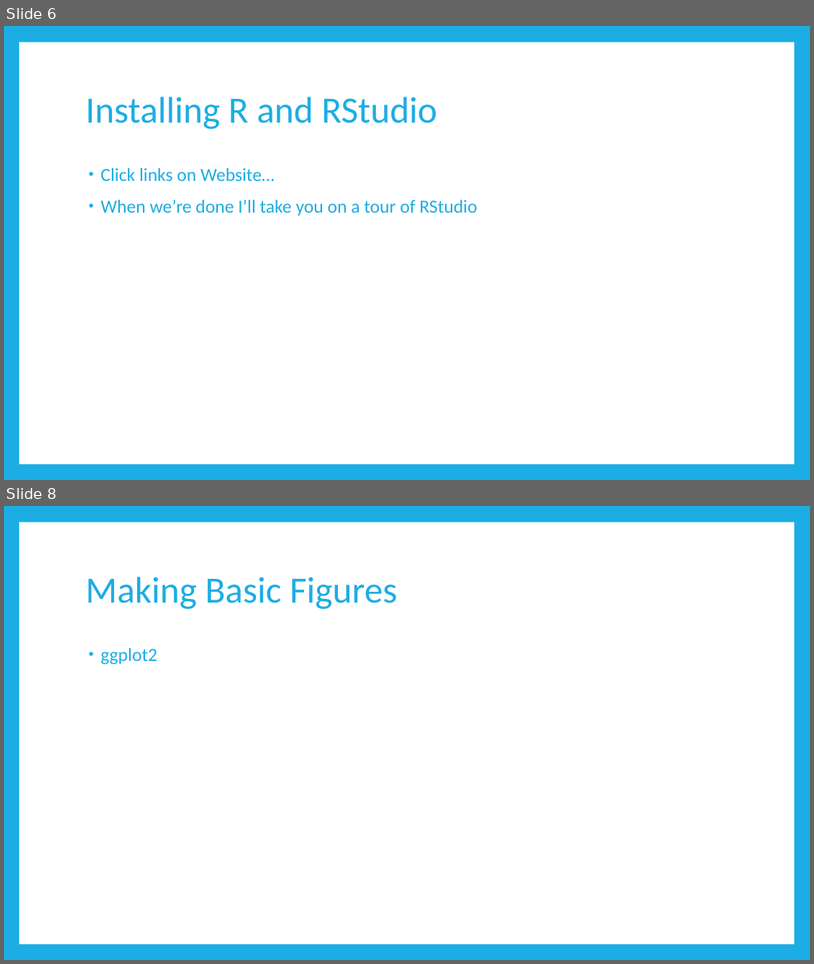
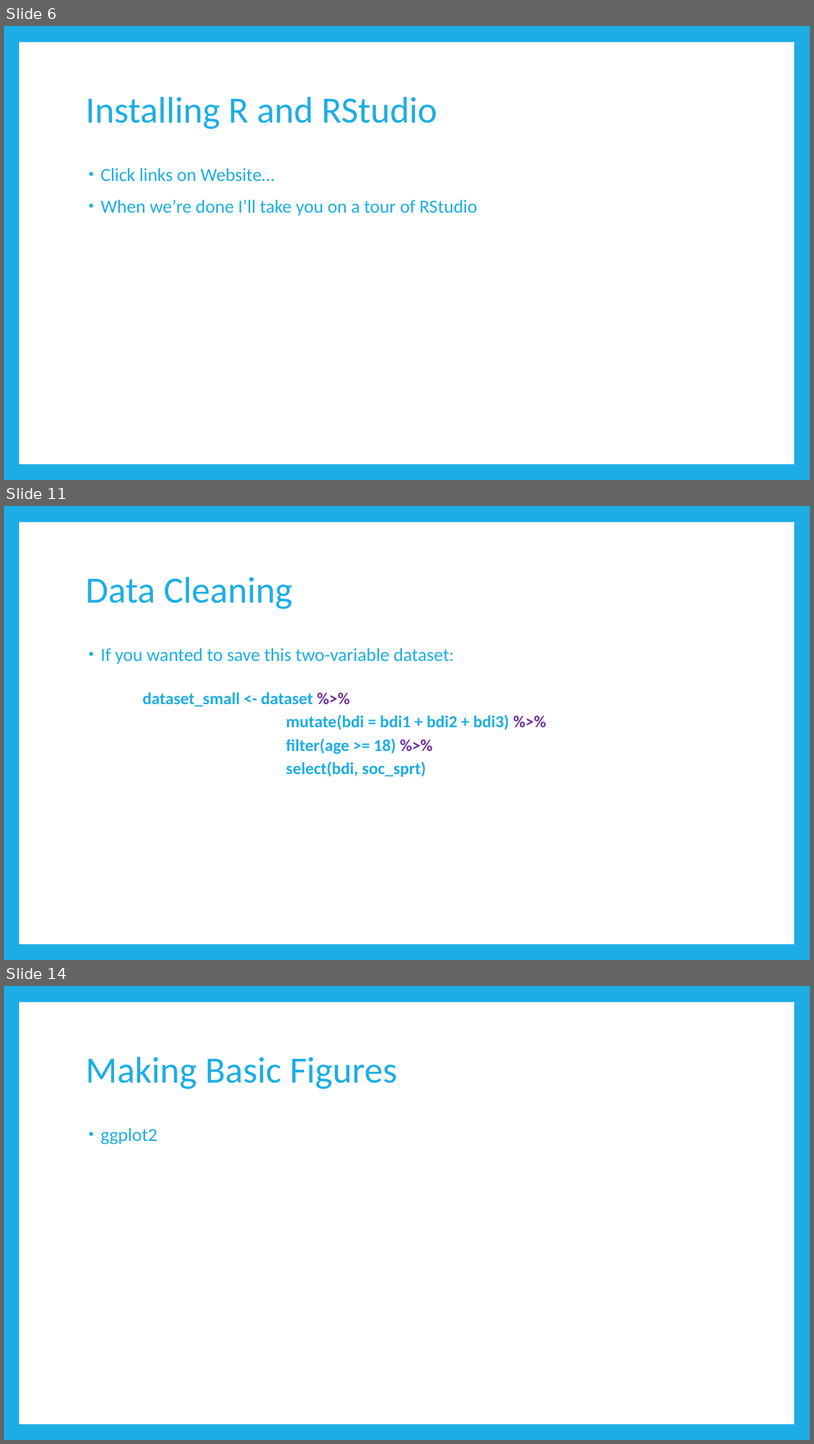
Before and after one commit to RandiLGarcia/smith-r-workshop, a slide deck: docs/Day 1 Slides.pptx. Shown one above the other, each under a label of ours: slides 6 and 8 before the commit, slides 6, 11 and 14 after it; the slides between them are not shown. The pictures are 814x964 and 814x1444 pixels, drawn with LibreOffice and Linux fonts; fonts in the diff are those of the drawing. Boxes give left, top, right and bottom in pixels: in the first picture for what was removed or moved away, otherwise in the second. Text is boxed around its words. In the diff, an @@ line names an element or a change of style, - is before the commit and + after.

```diff
--- a/docs/Day 1 Slides.pptx
+++ b/docs/Day 1 Slides.pptx
@@ slide 11 added at [4,506,810,960], background #1CADE4; not listed: 1 template element that a slide beside it also shows @@
@@ title added at [85,577,293,609], 44 pt, text #1CADE4 @@
+Data Cleaning
@@ text added at [100,648,509,777], 20 pt, text #1CADE4, bold @@
+• If you wanted to save this two-variable dataset:
+  dataset_small <- dataset %>%
+  mutate(bdi = bdi1 + bdi2 + bdi3) %>%
+  filter(age >= 18) %>%
+  select(bdi, soc_sprt)
@@ what was slide 8 is now slide 14 @@
```
Also in this commit, not shown: 1 slide changed, 5 other slides added, 6 other files.
